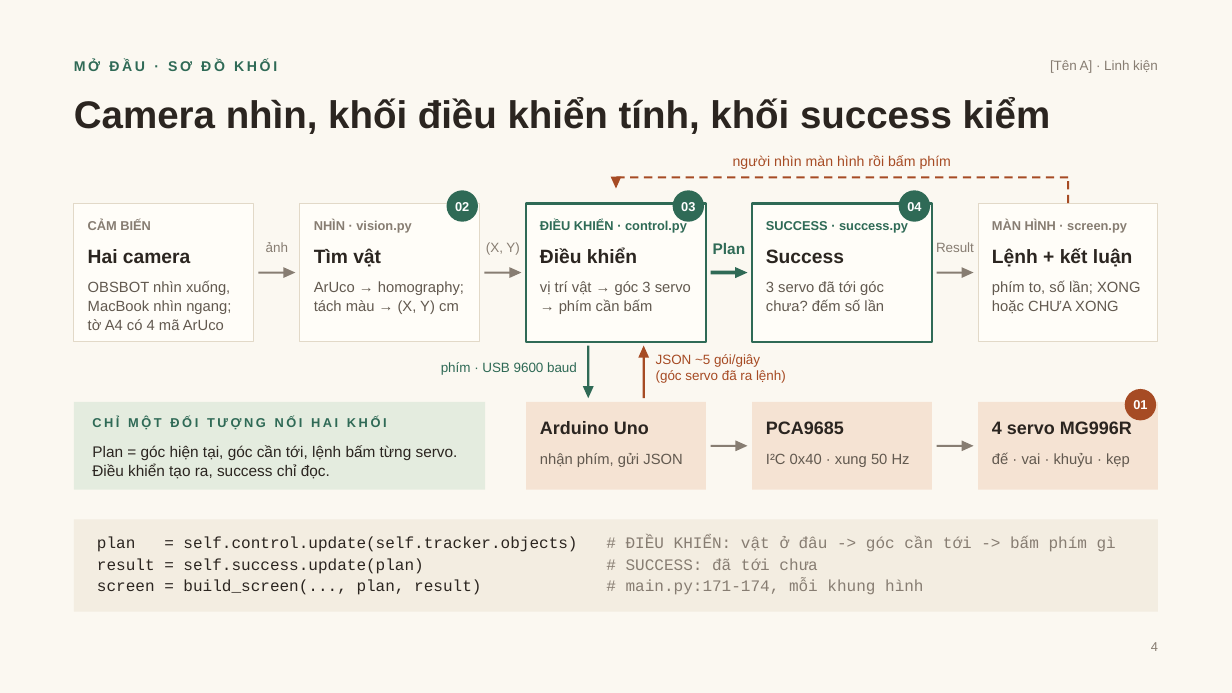
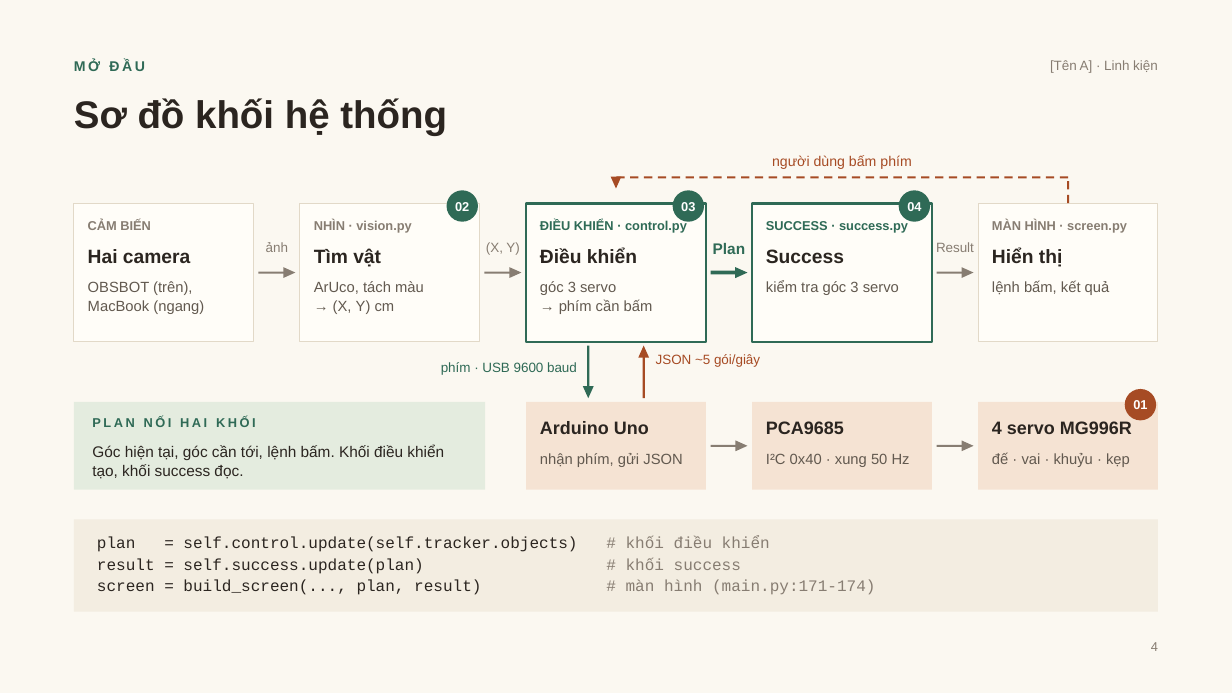
Before and after one commit to DuongNAD/Project_IoT, a slide deck: slide 4 of slides/Project_IoT_ThuyetTrinh.pptx. Drawn at 1232x693 pixels with LibreOffice and Linux fonts; fonts in the diff are those of the drawing. Boxes give left, top, right and bottom in pixels: in the first picture for what was removed or moved away, otherwise in the second. Text is boxed around its words. In the diff, an @@ line names an element or a change of style, - is before the commit and + after.

```diff
--- a/slides/Project_IoT_ThuyetTrinh.pptx
+++ b/slides/Project_IoT_ThuyetTrinh.pptx
@@ text at <box>74,59,145,71</box>: text changed @@
-MỞ ĐẦU · SƠ ĐỒ KHỐI
+MỞ ĐẦU
@@ text at <box>74,98,447,135</box>: text changed @@
-Camera nhìn, khối điều khiển tính, khối success kiểm
+Sơ đồ khối hệ thống
@@ text at <box>772,155,911,169</box>: text changed @@
-người nhìn màn hình rồi bấm phím
+người dùng bấm phím
@@ text at <box>992,248,1062,267</box>: text changed @@
-Lệnh + kết luận
+Hiển thị
@@ text at <box>88,281,204,314</box>: text changed @@
-OBSBOT nhìn xuống, MacBook nhìn ngang; tờ A4 có 4 mã ArUco
+OBSBOT (trên), MacBook (ngang)
@@ text at <box>314,281,424,314</box>: text changed @@
-ArUco → homography; tách màu → (X, Y) cm
+ArUco, tách màu
+→ (X, Y) cm
@@ text at <box>540,281,653,314</box>: text changed @@
-vị trí vật → góc 3 servo → phím cần bấm
+góc 3 servo
+→ phím cần bấm
@@ text at <box>766,280,899,295</box>: text changed @@
-3 servo đã tới góc chưa? đếm số lần
+kiểm tra góc 3 servo
@@ text at <box>992,280,1110,295</box>: text changed @@
-phím to, số lần; XONG hoặc CHƯA XONG
+lệnh bấm, kết quả
@@ text at <box>656,370,786,383</box>: paragraph removed @@
-(góc servo đã ra lệnh)
@@ text at <box>92,417,256,427</box>: text changed @@
-CHỈ MỘT ĐỐI TƯỢNG NỐI HAI KHỐI
+PLAN NỐI HAI KHỐI
@@ text at <box>92,444,444,479</box>: text changed @@
-Plan = góc hiện tại, góc cần tới, lệnh bấm từng servo. Điều khiển tạo ra, success chỉ đọc.
+Góc hiện tại, góc cần tới, lệnh bấm. Khối điều khiển tạo, khối success đọc.
@@ text at <box>97,536,875,595</box>: text changed @@
-plan = self.control.update(self.tracker.objects) # ĐIỀU KHIỂN: vật ở đâu -> góc cần tới -> bấm phím gì
-result = self.success.update(plan) # SUCCESS: đã tới chưa
-screen = build_screen(..., plan, result) # main.py:171-174, mỗi khung hình
+plan = self.control.update(self.tracker.objects) # khối điều khiển
+result = self.success.update(plan) # khối success
+screen = build_screen(..., plan, result) # màn hình (main.py:171-174)
```
Also in this commit, not shown: 24 other slides changed, 28 other files.
